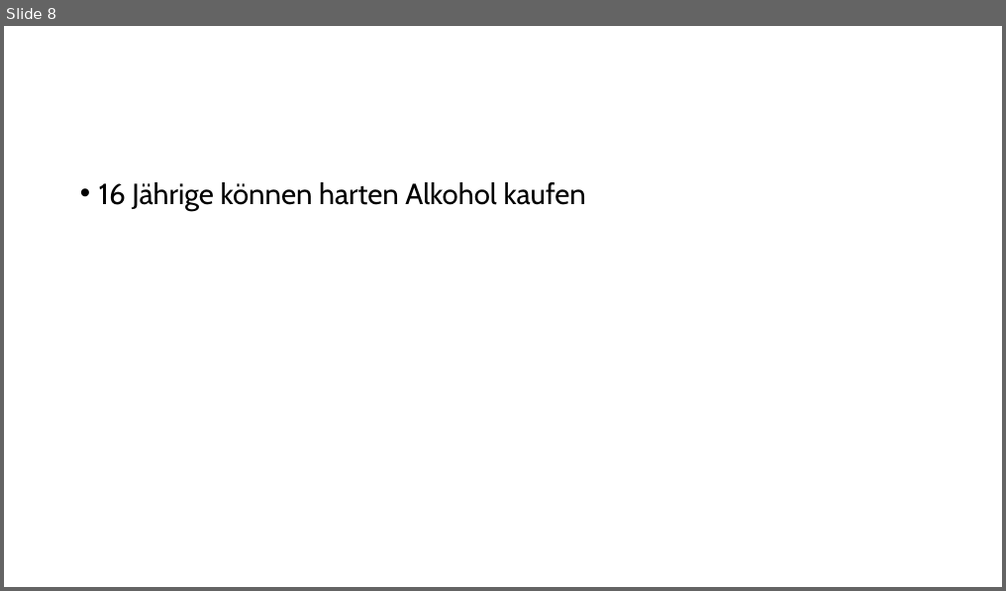
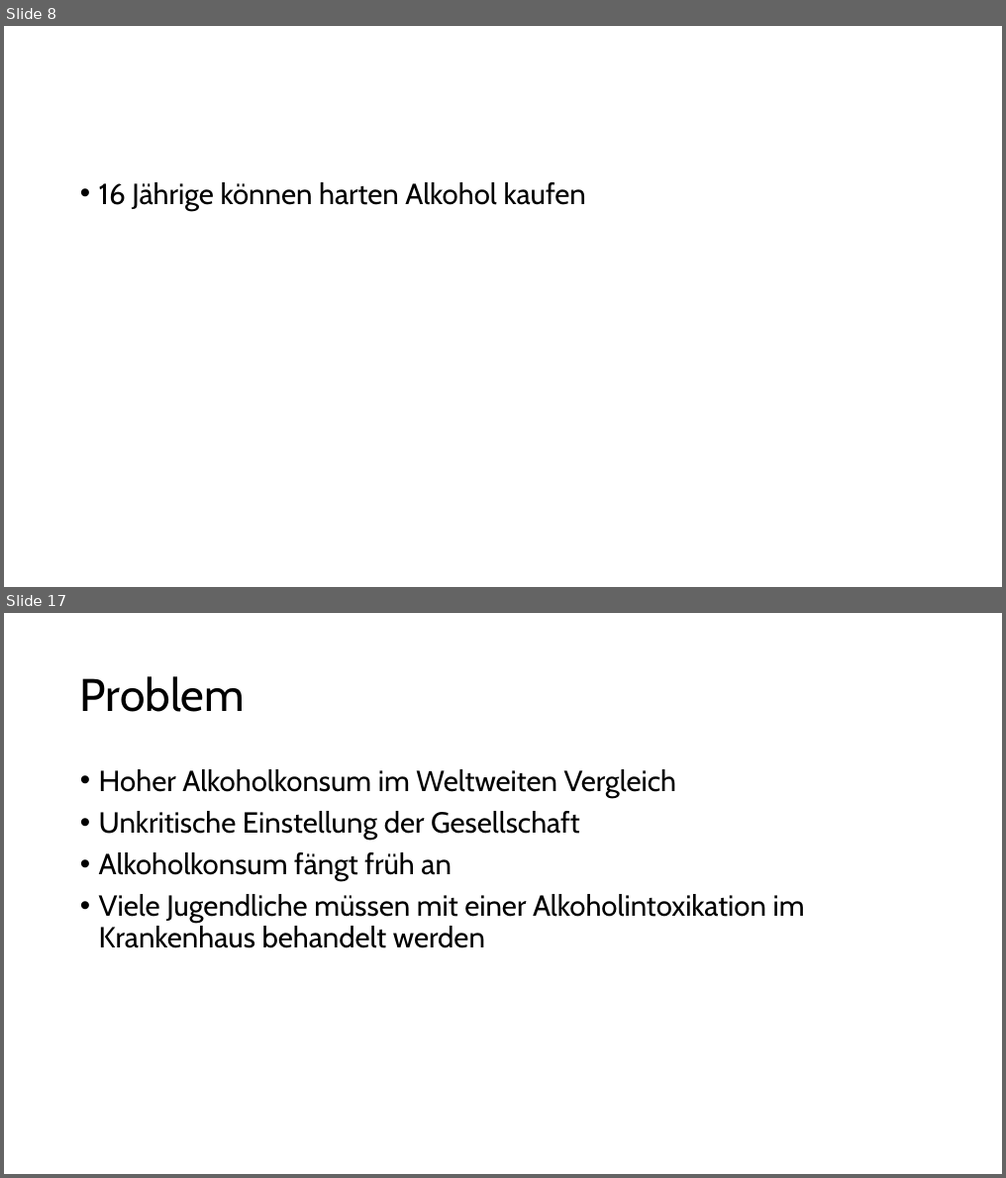
Before and after one commit to Bergschaf/Seminarkurs, a slide deck: präsi/Präsentation.odp. Shown one above the other, each under a label of ours: slide 8 before the commit, slides 8 and 17 after it; the slides between them are not shown. The pictures are 1006x591 and 1006x1178 pixels, drawn with LibreOffice and Linux fonts; fonts in the diff are those of the drawing. Boxes give left, top, right and bottom in pixels: in the first picture for what was removed or moved away, otherwise in the second. Text is boxed around its words. In the diff, an @@ line names an element or a change of style, - is before the commit and + after.

```diff
--- a/präsi/Präsentation.odp
+++ b/präsi/Präsentation.odp
@@ slide 17 added at <box>4,613,1002,1174</box>, background #FFFFFF @@
@@ title added at <box>80,676,245,712</box>, 44 pt, text #000000 @@
+Problem
@@ text added at <box>99,769,805,949</box>, 28 pt, text #000000 @@
+• Hoher Alkoholkonsum im Weltweiten Vergleich
+• Unkritische Einstellung der Gesellschaft
+• Alkoholkonsum fängt früh an
+• Viele Jugendliche müssen mit einer Alkoholintoxikation im Krankenhaus behandelt werden
```
Also in this commit, not shown: 1 slide changed, 12 other slides added, 5 slides removed.
